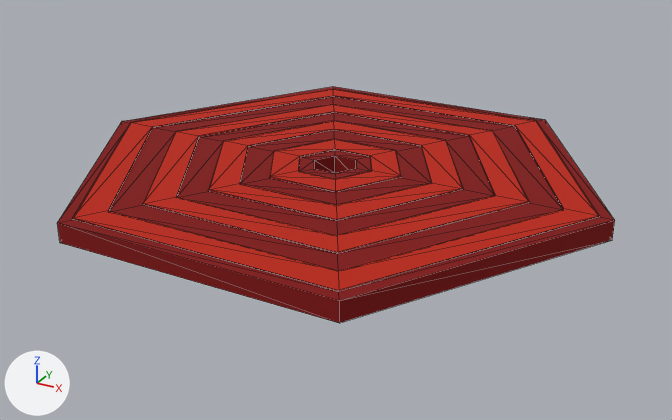
Two versions of the glTF model models/L'architoque_Elevator.glb, one commit apart.
One viewpoint serves both versions: a 50 mm lens placed at (56.07, 29.68, 5.52), pointed at (50.68, 39.48, 0.63). The lights are fixed; the arrows at lower left show +X, +Y and +Z. Mesh edges are drawn as thin lines. Objects named as collision shapes, trigger or cutter boxes, shadow casters or lower levels of detail are left out. Where no turn or scale is listed for an object, it has been applied to the vertices. Vertices at the same position are counted once.

In view in the first picture: "L'architoque_Elevator".
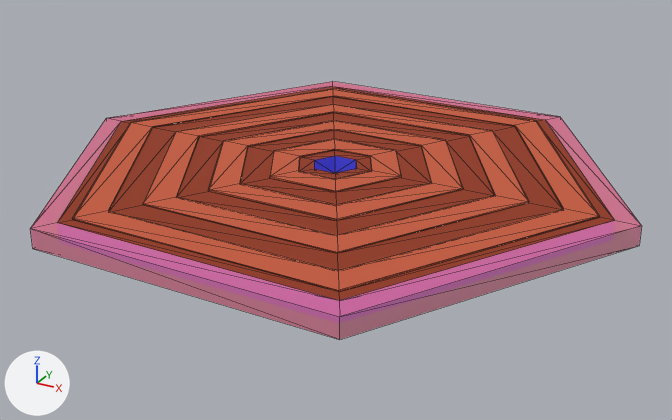
The change, as a diff of the scene's bpy script:
```diff
--- a/models/L'architoque_Elevator.glb.py
+++ b/models/L'architoque_Elevator.glb.py
@@ img_genesis_tx_transp @@
+img_genesis_tx_transp = load_image('Genesis_TX_Transp', '_unpacked/Genesis_TX_Transp', 512, 512, 'sRGB')
@@ img_genesis_tx_001 @@
+img_genesis_tx_001 = load_image('Genesis_TX.001', '_unpacked/Genesis_TX.001', 512, 512, 'sRGB')
@@ mat_atlascristal @@
+mat_atlascristal = principled_material('AtlasCristal')
+mat_atlascristal.texture = img_genesis_tx_transp  # with its transparency
@@ mat_atlaslight @@
+mat_atlaslight = bpy.data.materials.new('AtlasLight')
+# uses the picture img_genesis_tx_001
@@ me_l_architoque_elevator @@
 # used by ob_l_architoque_elevator; location = (50.58, 39.64, 1.11)
-me_l_architoque_elevator.from_pydata(...)  # 144 vertices, 288 faces; spans x -3.62..3.62, y -3.15..3.15, z -0.17..0.09
+me_l_architoque_elevator.from_pydata(...)  # 180 vertices, 360 faces; spans x -3.92..3.92, y -3.41..3.41, z -0.17..0.09
+# me_l_architoque_elevator part 1
+# 68 faces are deleted
+# 24 vertices are added at x -3.92..3.92, y -3.41..3.41, z -0.17..-0.11
+# 6 new vertices lie (0.0, 0.0, -0.25) away from vertices in x -3.62..3.62, y -3.15..3.15, z 0.08
+# 6 new vertices lie (0.0, 0.0, 0.25) away from vertices in x -3.92..3.92, y -3.41..3.41, z -0.17
+# 72 new faces join them, mat_atlassolid (picture img_genesis_tx)
+# 36 new faces join them, mat_atlascristal (picture img_genesis_tx_transp)
+# 32 new faces join them, mat_atlaslight
+# me_l_architoque_elevator part 2: 220 kept faces spanning x -3.62..3.62, y -3.15..3.15, z -0.17..0.09 get new texture (UV) coordinates
+# me_l_architoque_elevator part 3: 28 faces spanning x -0.48..0.48, y -0.42..0.42, z -0.17..0.08 switch from mat_atlassolid (picture img_genesis_tx) to mat_atlaslight
+me_l_architoque_elevator.materials.append(mat_atlascristal)  # picture img_genesis_tx_transp
```

Changed parts and their boxes [x1, y1, x2, y2] in the pictures (672 x 420 px):
"L'architoque_Elevator", reshaped (10% wider, 9% taller)
    before: [57, 87, 615, 323]
    after: [30, 82, 642, 340]
part 1 of me_l_architoque_elevator, built on
    before: [57, 96, 615, 323]
    after: [30, 82, 642, 340]
part 2 of me_l_architoque_elevator, surface changed
    both: [57, 87, 615, 301]
part 3 of me_l_architoque_elevator, recoloured (red to blue)
    both: [314, 156, 357, 173]
